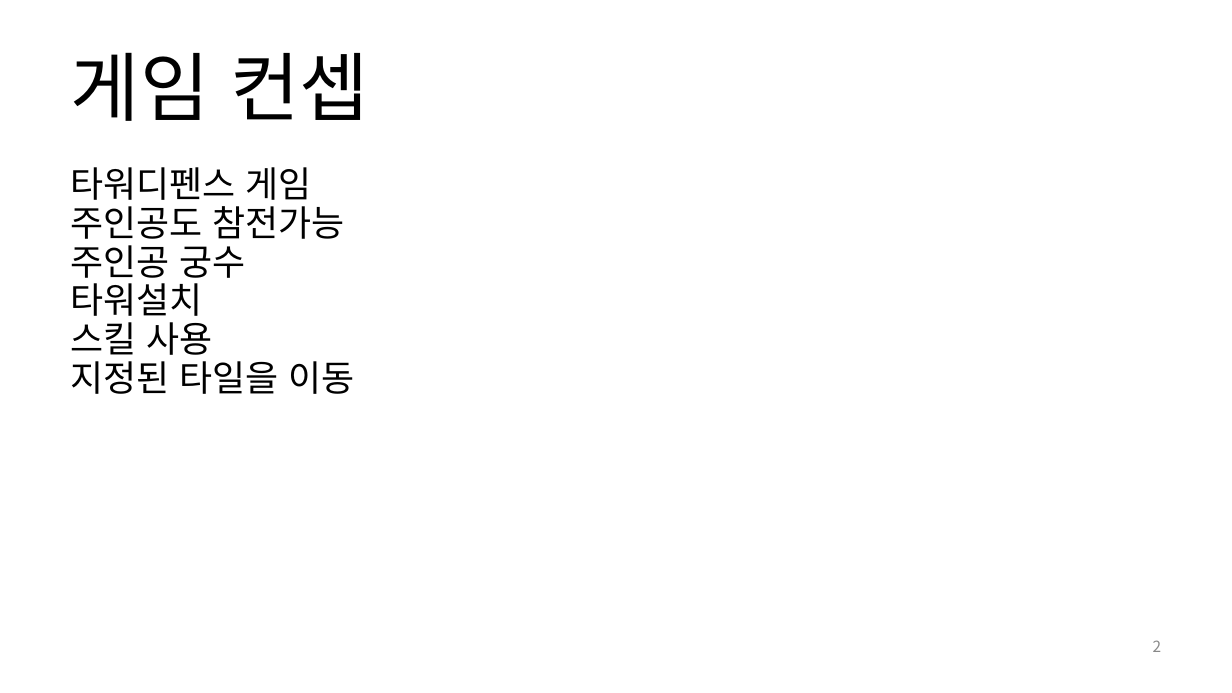
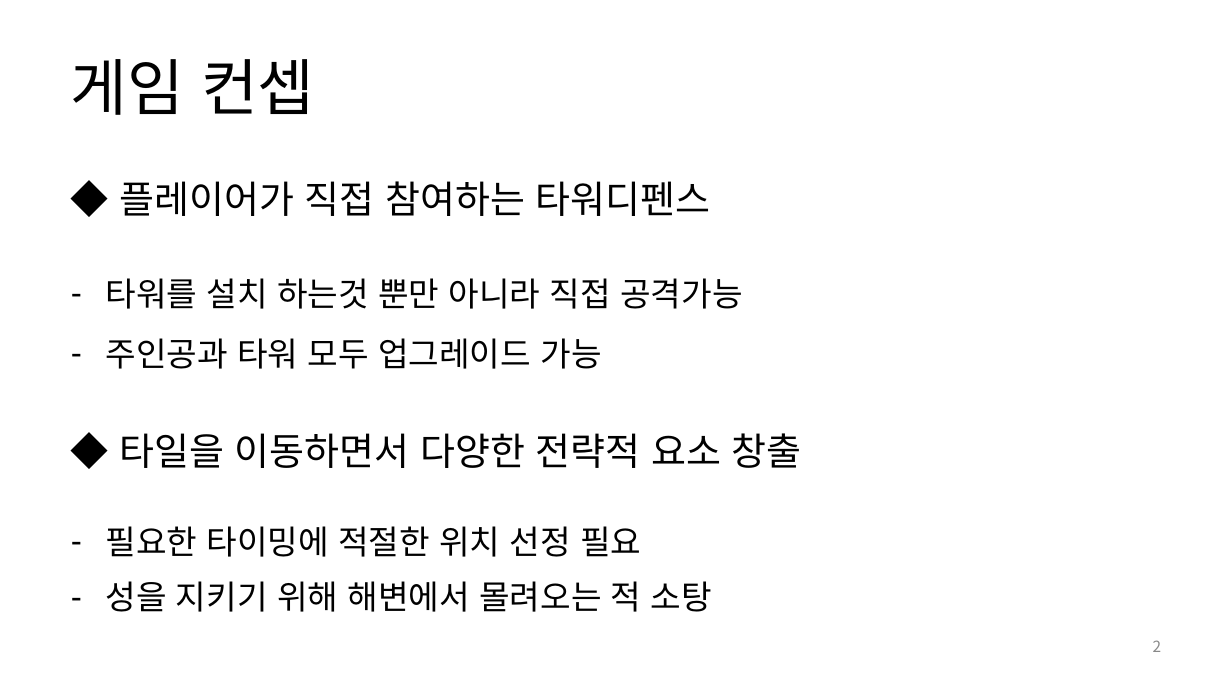
Before and after one commit to ruen346/2Dgame, a slide deck: slide 2 of 2d기획서.pptx. Drawn at 1232x693 pixels with LibreOffice and Linux fonts; fonts in the diff are those of the drawing. Boxes give left, top, right and bottom in pixels: in the first picture for what was removed or moved away, otherwise in the second. Text is boxed around its words. In the diff, an @@ line names an element or a change of style, - is before the commit and + after.

```diff
--- a/2d기획서.pptx
+++ b/2d기획서.pptx
@@ title "게임 컨셉" at (71,59,314,115): size 58.6 to 48 pt @@
@@ text at (105,181,802,612): text changed; size 28 to 25.9 pt @@
-타워디펜스 게임
-주인공도 참전가능
-주인공 궁수
-타워설치
-스킬 사용
-지정된 타일을 이동
+◆ 플레이어가 직접 참여하는 타워디펜스
+– 타워를 설치 하는것 뿐만 아니라 직접 공격가능
+– 주인공과 타워 모두 업그레이드 가능
+◆ 타일을 이동하면서 다양한 전략적 요소 창출
+– 필요한 타이밍에 적절한 위치 선정 필요
+– 성을 지키기 위해 해변에서 몰려오는 적 소탕
```
Also in this commit, not shown: 2 other slides changed, 4 slides added, 2 slides removed, 1 other file.
